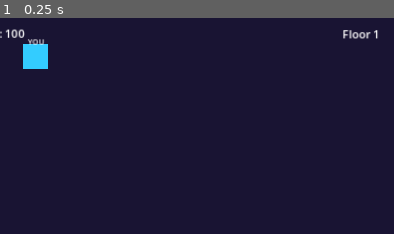
Above: before the commit, frame 1.
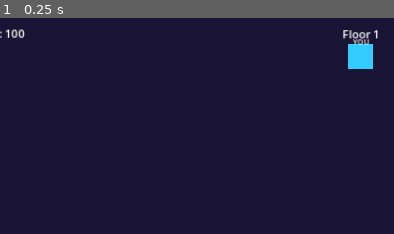
Above: after the commit, the same moment.

Repository: DaveEstey/als-tavern
Game: Godot game, scene res://scenes/map/map_scene.tscn
The game is run twice, just before and just after one commit, with the same random seed, the same clock (stepped at 60 frames per second) and the same inputs. This scene is started directly instead of the project's main scene.
Inputs:
- Up to frame 1 (0.25 s): no input
The pictures show only the part of the screen within x 4-54%, y 0-50%; the shares and areas given below are measured in that part.

The runs differ from the first frame. In frame 1, 1.6% of the frame differs, in the area x 5-95%, y 9-24%.
Error before the commit: Invalid call to function 'generate_map' in base 'Node (MapGenerator)'. Expected 0 arguments. (res://scripts/map/map_scene.gd:128)

Commit message:
Fix function call arguments and integer division warnings
Map scene fixes:
- Remove incorrect current_floor argument from generate_map() call (expects 0 args)
- Prefix unused parameter 'node' with underscore in _trigger_random_event()

Map generator fixes:
- Replace int() with floori() for all integer divisions to eliminate warnings
- Explicitly use float() conversion for divisors to ensure float division
- Lines changed: 70, 170, 171, 174, 179, 187, 188

This resolves:
- E: Invalid call to function 'generate_map' - Expected 0 argument(s)
- W: Unused parameter "node" in _trigger_random_event()
- W: 6 integer division warnings

Using floori() is more explicit about intent and eliminates the warnings.

Diff:
--- a/scripts/map/map_generator.gd
+++ b/scripts/map/map_generator.gd
@@ -67,7 +67,7 @@
 		var column_spacing: float = float(map_width - 1) / float(nodes_in_row - 1) if nodes_in_row > 1 else 0.0
 
 		for i in range(nodes_in_row):
-			var column: int = int(i * column_spacing) if nodes_in_row > 1 else int(map_width / 2)
+			var column: int = int(i * column_spacing) if nodes_in_row > 1 else floori(map_width / 2.0)
 			# Add some randomness to column position
 			if nodes_in_row > 1 and row > 1:
 				column = clampi(column + randi_range(-1, 1), 0, map_width - 1)
@@ -167,16 +167,16 @@
 	middle_nodes.shuffle()
 
 	# Calculate number of special nodes
-	var num_rest: int = int(map_height / 6.0)  # Every ~5-7 nodes
-	var num_shop: int = int(map_height / 7.0)  # Every ~6-8 nodes
+	var num_rest: int = floori(map_height / 6.0)  # Every ~5-7 nodes
+	var num_shop: int = floori(map_height / 7.0)  # Every ~6-8 nodes
 	var num_shrine: int = randi_range(1, 2)
 	var num_treasure: int = randi_range(1, 2)
-	var num_elite: int = max(2, int(map_height / 8.0))  # Elite nodes before boss
+	var num_elite: int = max(2, floori(map_height / 8.0))  # Elite nodes before boss
 
 	var placement_index: int = 0
 
 	# Place rest nodes (evenly distributed)
-	var rest_spacing: int = max(1, int(middle_nodes.size() / (num_rest + 1)))
+	var rest_spacing: int = max(1, floori(middle_nodes.size() / float(num_rest + 1)))
 	for i in range(num_rest):
 		if placement_index < middle_nodes.size():
 			var node_idx: int = middle_nodes[min(placement_index, middle_nodes.size() - 1)]
@@ -184,8 +184,8 @@
 			placement_index += rest_spacing
 
 	# Place shop nodes (evenly distributed, offset from rest)
-	placement_index = int(rest_spacing / 2)
-	var shop_spacing: int = max(1, int(middle_nodes.size() / (num_shop + 1)))
+	placement_index = floori(rest_spacing / 2.0)
+	var shop_spacing: int = max(1, floori(middle_nodes.size() / float(num_shop + 1)))
 	for i in range(num_shop):
 		if placement_index < middle_nodes.size():
 			var node_idx: int = middle_nodes[min(placement_index, middle_nodes.size() - 1)]
--- a/scripts/map/map_scene.gd
+++ b/scripts/map/map_scene.gd
@@ -125,7 +125,7 @@
 
 	# Generate map structure
 	if map_generator and map_generator.has_method("generate_map"):
-		current_map = map_generator.generate_map(current_floor)
+		current_map = map_generator.generate_map()
 	else:
 		# Fallback: create a simple test map if generator not available
 		push_warning("MapGenerator not found or missing generate_map method, using test map")
@@ -515,7 +515,7 @@
 
 
 ## Trigger a random event
-func _trigger_random_event(node: Dictionary) -> void:
+func _trigger_random_event(_node: Dictionary) -> void:
 	print("MapScene: Random event triggered")
 
 	var events = [
